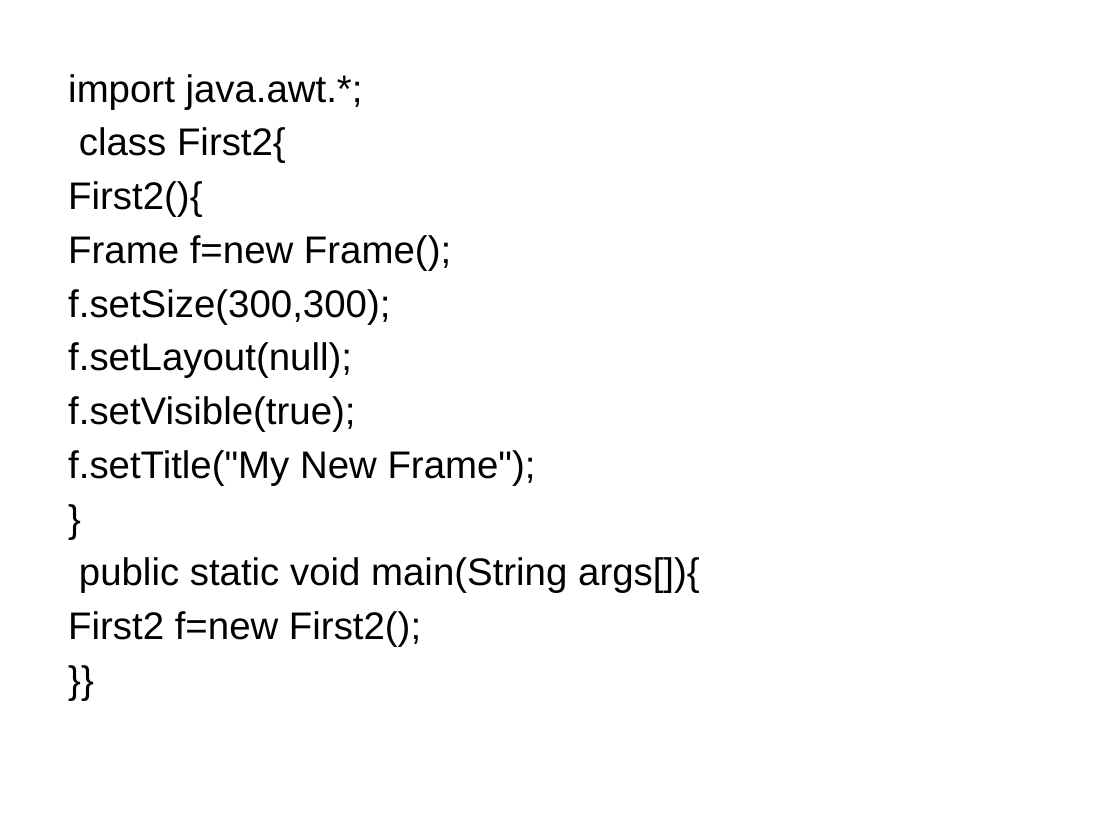
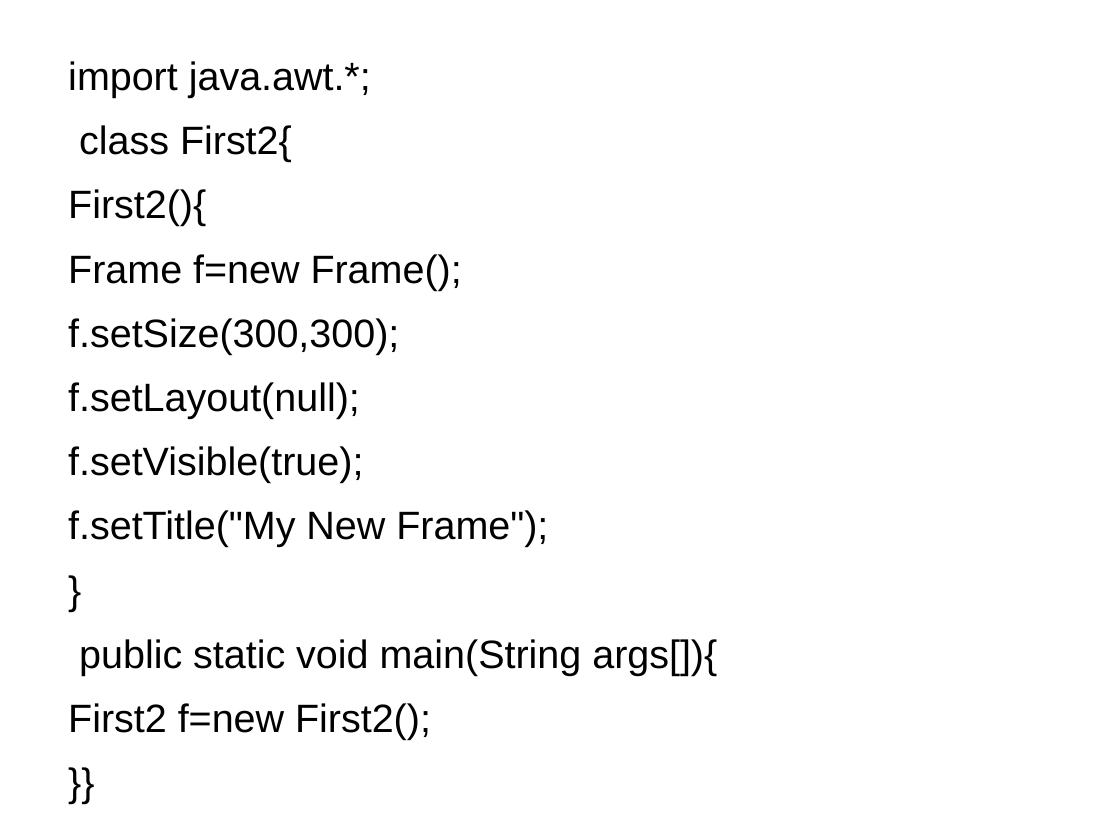
Before and after one commit to GeneralNitin/S4, a slide deck: slide 25 of S4/04. OODP/Notes & PPTs/Chaithanya Ma'ams/Module 6/01. AWT & Swing.ppt. Drawn at 1120x840 pixels with LibreOffice and Linux fonts; fonts in the diff are those of the drawing. Boxes give left, top, right and bottom in pixels: in the first picture for what was removed or moved away, otherwise in the second. Text is boxed around its words. In the diff, an @@ line names an element or a change of style, - is before the commit and + after.

```diff
--- a/S4/04. OODP/Notes & PPTs/Chaithanya Ma'ams/Module 6/01. AWT & Swing.ppt
+++ b/S4/04. OODP/Notes & PPTs/Chaithanya Ma'ams/Module 6/01. AWT & Swing.ppt
@@ text "import java.awt.*;": place and size @@
-text "import java.awt.*;" at box(68, 74, 700, 647)
+text "import java.awt.*;" at box(68, 61, 717, 740)
@@ text "import java.awt.*;" at box(68, 61, 717, 740): size 27.2 to 28 pt; line spacing 0.73 to 0.93 @@
```
Also in this commit, not shown: 18 other slides changed.
